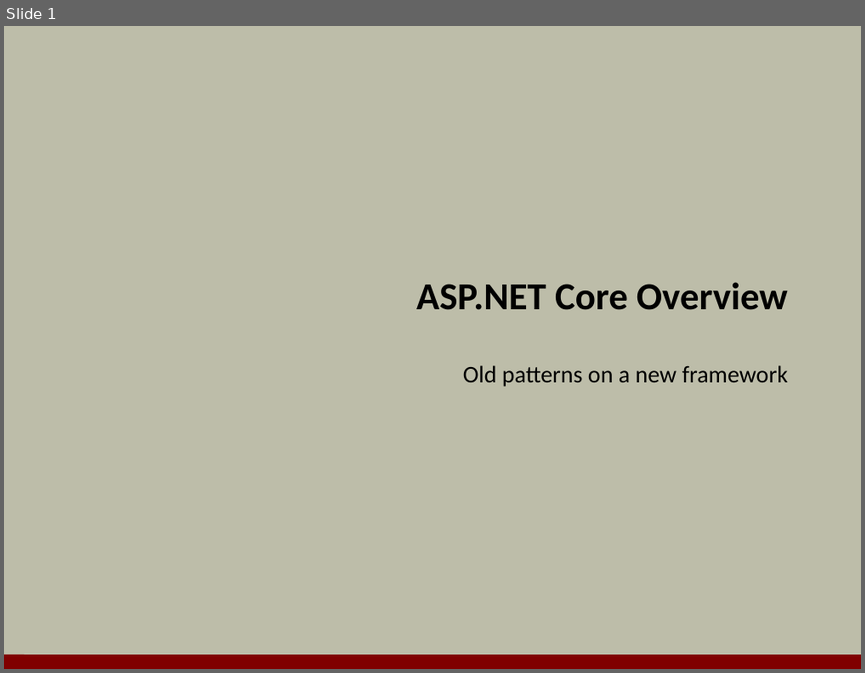
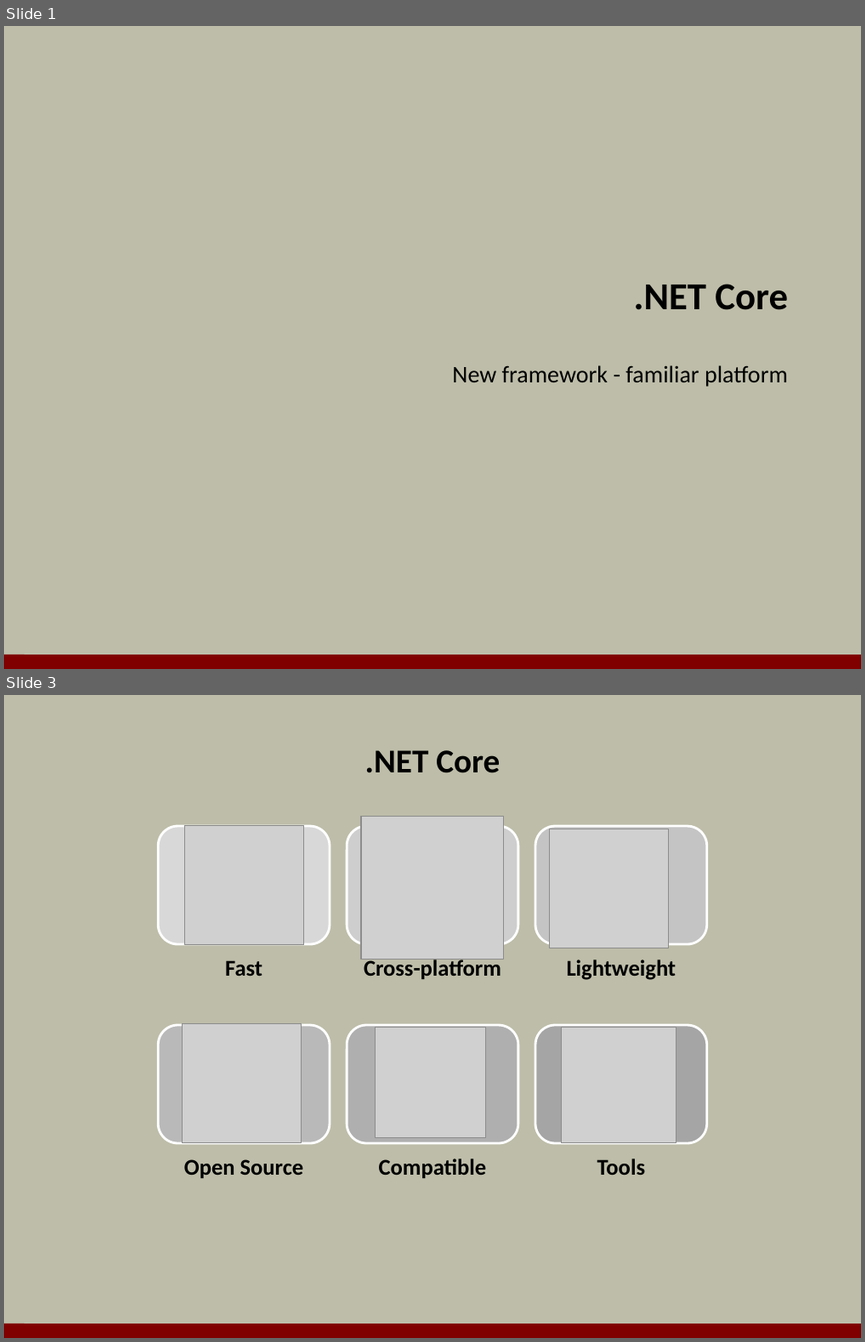
Before and after one commit to OdeToCode/classes, a slide deck: aspnet5/slides/01_Overview.pptx. Shown one above the other, each under a label of ours: slide 1 before the commit, slides 1 and 3 after it; the slides between them are not shown. The pictures are 865x673 and 865x1342 pixels, drawn with LibreOffice and Linux fonts; fonts in the diff are those of the drawing; grey boxes stand for pictures; background and template pictures are left out. Boxes give left, top, right and bottom in pixels: in the first picture for what was removed or moved away, otherwise in the second. Text is boxed around its words. In the diff, an @@ line names an element or a change of style, - is before the commit and + after.

```diff
--- a/aspnet5/slides/01_Overview.pptx
+++ b/aspnet5/slides/01_Overview.pptx
@@ slide 3 added at [4, 695, 861, 1338], background #BDBDA9; not listed: 1 template element that a slide beside it also shows @@
@@ title added at [365, 750, 500, 773], 28 pt, text #000000, bold @@
+.NET Core
@@ picture added at [361, 817, 505, 959] @@
@@ picture added at [185, 826, 304, 945] @@
@@ picture added at [550, 829, 668, 947] @@
@@ picture added at [182, 1023, 302, 1142] @@
@@ picture added at [375, 1027, 485, 1138] @@
@@ picture added at [561, 1027, 676, 1142] @@
@@ group added at [158, 826, 707, 1178]: 6 rounded rectangles, 6 texts @@
+Fast
+Cross-platform
+Lightweight
+Open Source
+Compatible
+Tools
@@ slide 1 changed as well @@
@@ title at [634, 284, 788, 310]: text changed @@
-ASP.NET Core Overview
+.NET Core
@@ subtitle at [452, 365, 788, 386]: text changed @@
-Old patterns on a new framework
+New framework - familiar platform
```
Also in this commit, not shown: 11 other slides added, 17 slides removed, 6 other files.
